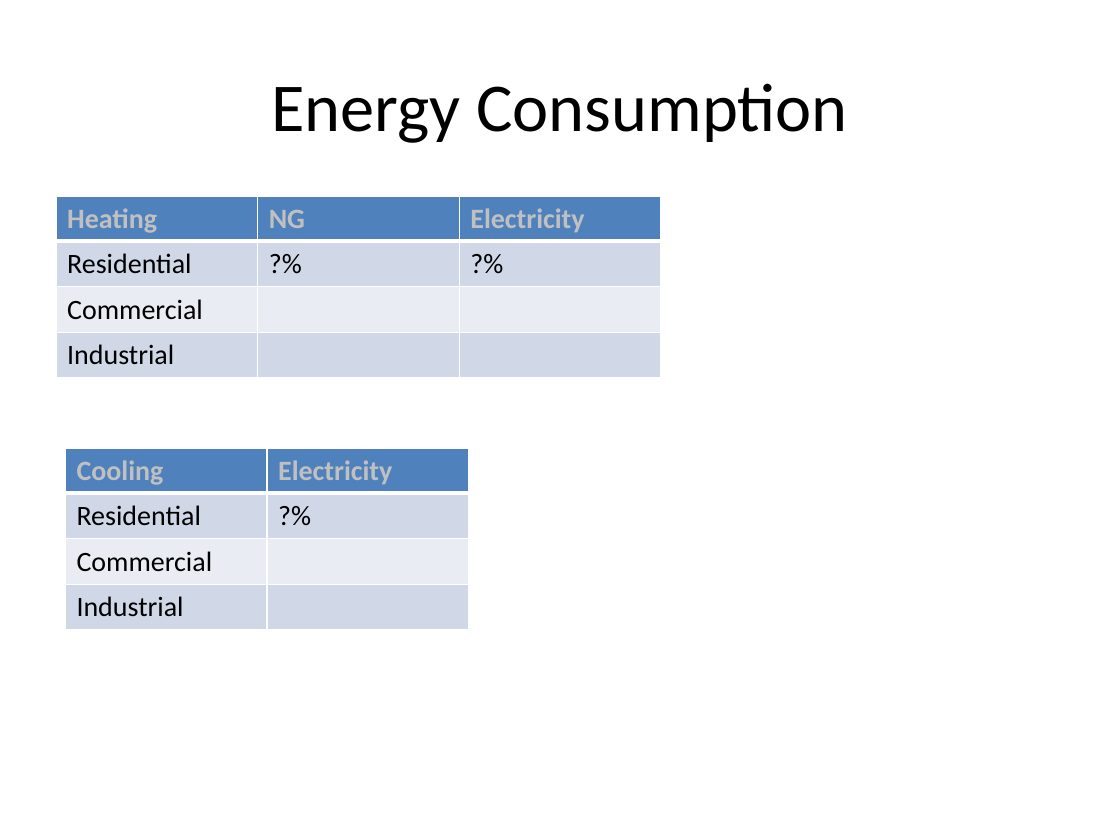
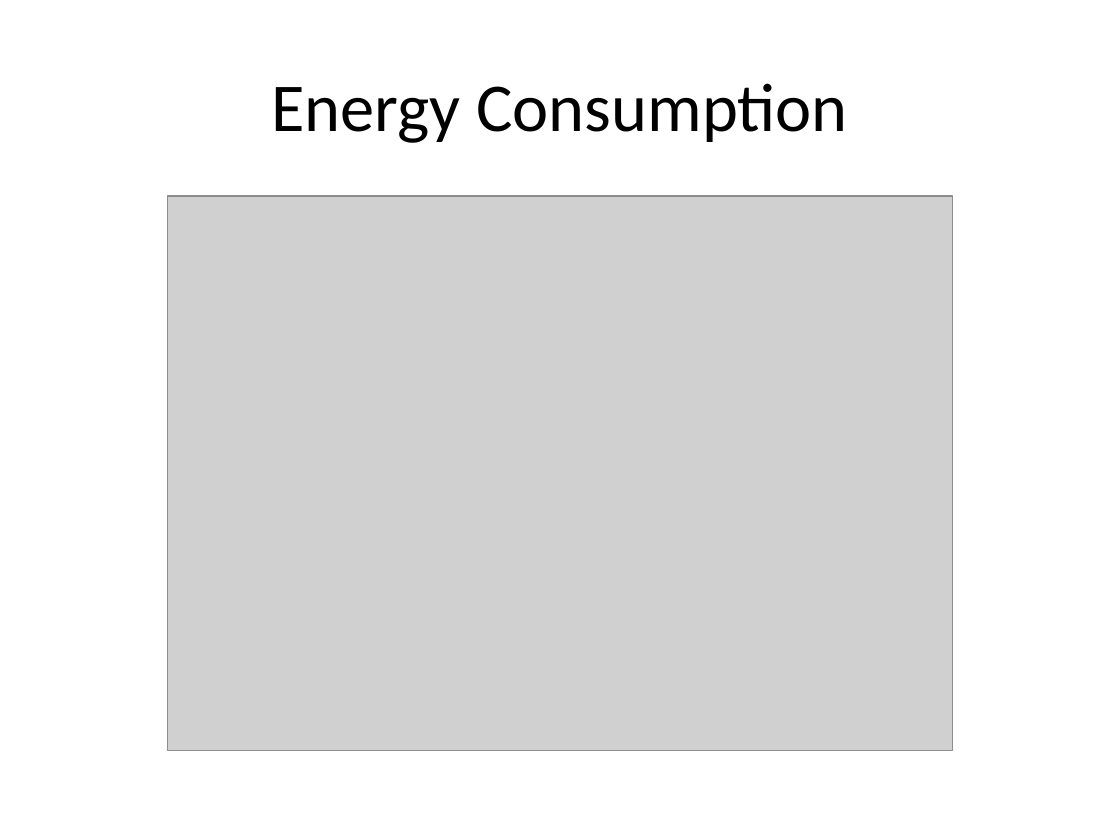
Before and after one commit to quantbin/xpl, a slide deck: slide 6 of energy.pptx. Drawn at 1120x840 pixels with LibreOffice and Linux fonts; fonts in the diff are those of the drawing; grey boxes stand for pictures. Boxes give left, top, right and bottom in pixels: in the first picture for what was removed or moved away, otherwise in the second. Text is boxed around its words. In the diff, an @@ line names an element or a change of style, - is before the commit and + after.

```diff
--- a/energy.pptx
+++ b/energy.pptx
@@ table removed at (56,196,661,377), 4 rows, 3 columns @@
-Heating | NG | Electricity
-Residential | ?% | ?%
-Commercial |  | 
-Industrial |  | 
@@ picture added at (167,196,952,750) @@
@@ table removed at (65,448,468,629), 4 rows, 2 columns @@
-Cooling | Electricity
-Residential | ?%
-Commercial | 
-Industrial | 
```
Also in this commit, not shown: 10 other slides changed, 9 slides added.
